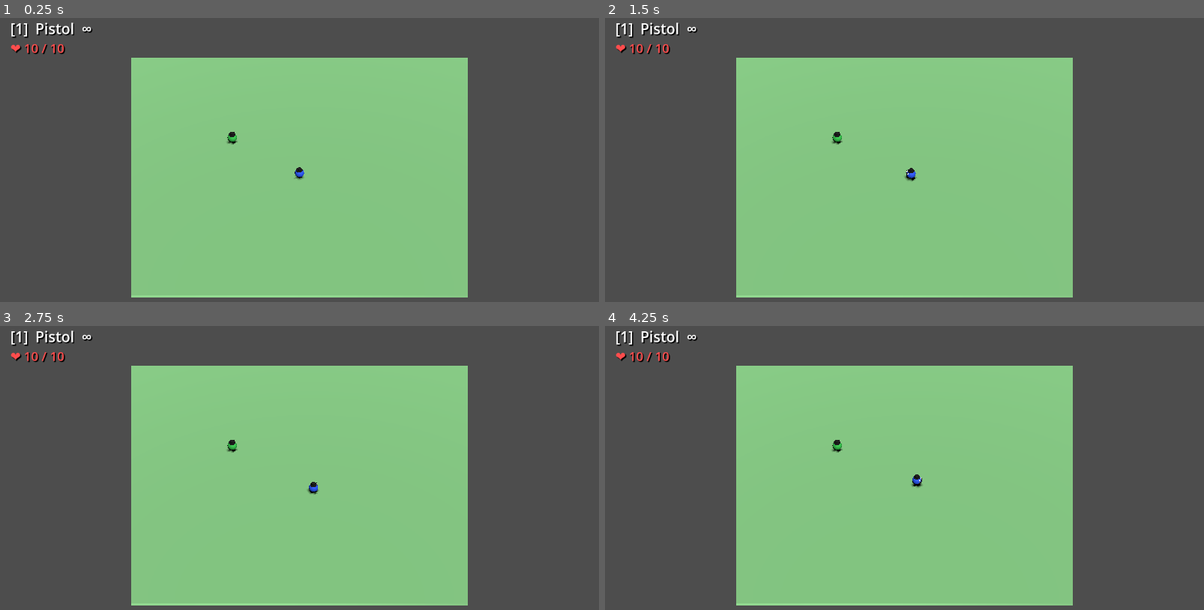
Above: before the commit, frames 1-4 (two rows, left to right).
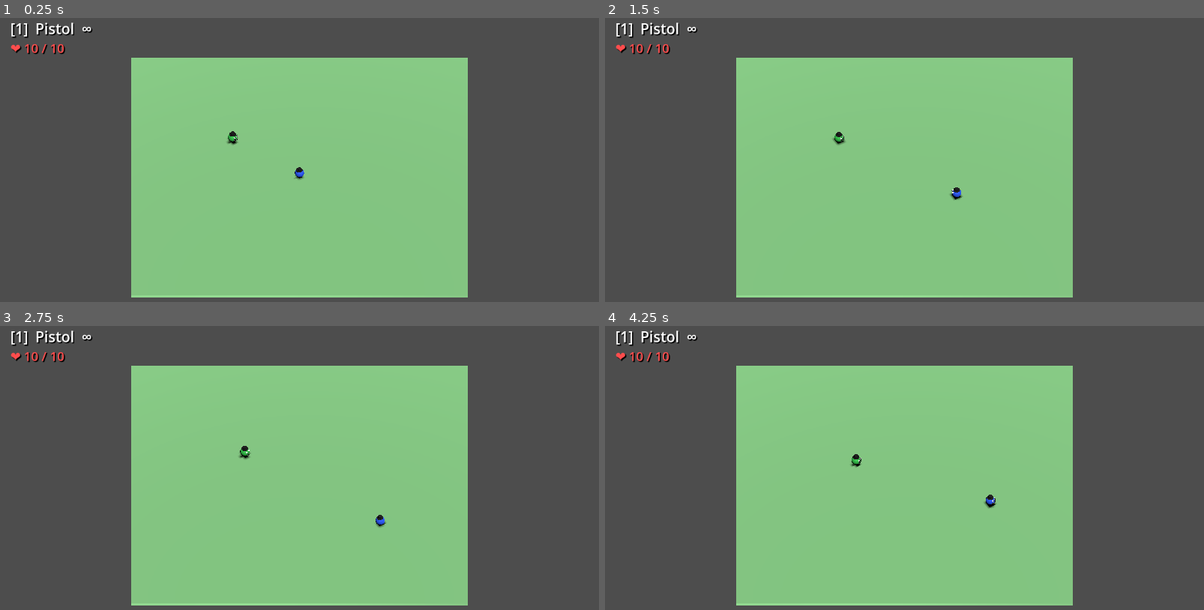
Above: after the commit, the same moments.

Repository: Dearaurora/ChaosGun-Portfolio
Game: Godot game, scene res://scenes/maps/demo_arena.tscn
Two runs of this game, one before a commit and one after it. Both use one fixed random seed, a clock stepped at 60 frames per second and the inputs below.
Inputs (mouse positions are in pixels of both pictures, inside the frame that each line leads up to):
- Up to frame 1 (0.25 s): no input
- Up to frame 2 (1.5 s): move the mouse to (1036, 160) at 0.52 s; press the mouse at (1036, 160) at 0.53 s; hold D (move_right) 0.53-1.28 s; tap Space (jump) at 0.77 s; move the mouse to (784, 194) at 1.27 s; release the mouse at (784, 194) at 1.28 s; hold S (move_backward) from 1.28 s (still down); tap Mouse wheel up (weapon_cycle) at 1.35 s
- Up to frame 3 (2.75 s): tap Space (jump) at 1.52 s; move the mouse to (359, 411) at 2.02 s; release S (move_backward) at 2.03 s; hold D (move_right) from 2.03 s (still down); tap 1 (weapon_slot_1) at 2.1 s
- Up to frame 4 (4.25 s): move the mouse to (874, 550) at 2.77 s; release D (move_right) at 2.78 s; hold W (move_forward) 2.78-3.53 s; tap 2 (weapon_slot_2) at 2.85 s; click (874, 550) at 2.92 s; tap Space (jump) at 3.02, 3.77 s; move the mouse to (1084, 536) at 3.52 s; hold A (move_left) from 3.53 s (still down); tap Tab at 3.6 s

The runs differ from the first frame. In frame 1, less than 0.1% of the frame differs, in the area x 37-40%, y 39-45%; in frame 2, 0.2%; in frame 3, 0.2%; in frame 4, 0.3%, in the area x 37-66%, y 40-65%.
Error before the commit: Parse Error: Identifier "speed" not declared in the current scope. (res://scripts/player/ai_character.gd:66)

Commit message:
数值调整

Diff:
--- a/scripts/globals/game_config.gd
+++ b/scripts/globals/game_config.gd
@@ -30,8 +30,8 @@
 
 # 角色物理参数
 @export_group("角色物理")
-@export var character_speed: float = 180.0
-@export var character_horizontal_damp: float = 5.0
+@export var character_speed: float = 400.0
+@export var character_horizontal_damp: float = 3.0
 @export var character_air_horizontal_damp: float = 1.0
 @export var character_gravity_scale: float = 8
 @export var character_jump_impulse: float = 20.0
@@ -40,4 +40,5 @@
 # 战斗数值倍数
 @export_group("战斗调整")
 @export var bullet_speed_multiplier: float = 5.0
-@export var knockback_multiplier: float = 1.0
+@export var knockback_multiplier: float = 1.8
+@export var knockback_lift_ratio: float = 0.35  ## 击退力中转为向上冲量的比例（0~1）
--- a/scripts/player/ai_character.gd
+++ b/scripts/player/ai_character.gd
@@ -2,7 +2,7 @@
 class_name AICharacter
 ## AI 对手 —— FSM 状态机驱动，复用武器系统与击退/生命系统
 
-@export var patrol_speed: float = 12.0
+@export var patrol_speed: float = 250.0
 
 # ============================================================
 #  AI 参数
@@ -63,7 +63,7 @@
 
 	# --- 应用移动 ---
 	if move_dir.length() > 0.1:
-		apply_central_force(move_dir.normalized() * speed)
+		apply_central_force(move_dir.normalized() * GameConfig.character_speed)
 
 # ============================================================
 #  FSM 状态切换
@@ -127,7 +127,7 @@
 	var to_target = _target.global_position - global_position
 	to_target.y = 0
 	_face_direction(to_target.normalized())
-	return to_target.normalized() * speed
+	return to_target.normalized() * GameConfig.character_speed
 
 func _do_shoot(delta: float) -> Vector3:
 	if not _target or not is_instance_valid(_target):
@@ -158,7 +158,7 @@
 	var to_center = -global_position
 	to_center.y = 0
 	_face_direction(to_center.normalized())
-	return to_center.normalized() * speed
+	return to_center.normalized() * GameConfig.character_speed
 
 func _respawn() -> void:
 	super._respawn()
--- a/scripts/player/base_character.gd
+++ b/scripts/player/base_character.gd
@@ -83,7 +83,11 @@
 	# 无敌期间免疫击退
 	if is_invincible or is_dead:
 		return
-	apply_central_impulse(impulse)
+	# Gun Mayhem 风格：击退带向上发射，让角色飞起抛物线
+	var h_impulse = Vector3(impulse.x, 0, impulse.z)
+	var lift = h_impulse.length() * GameConfig.knockback_lift_ratio
+	var final_impulse = h_impulse + Vector3.UP * lift
+	apply_central_impulse(final_impulse)
 
 func apply_hit(impulse: Vector3) -> void:
 	## 被敌人子弹击中时调用：既施加冲量又触发受击闪白
--- a/scripts/weapons/projectile.gd
+++ b/scripts/weapons/projectile.gd
@@ -11,6 +11,7 @@
 var lifetime: float = 2.0
 
 var _trail: MeshInstance3D = null
+var _hit := false  # 防止射线和 Area3D 信号重复触发
 
 func _ready() -> void:
 	body_entered.connect(_on_body_entered)
@@ -18,15 +19,46 @@
 	_create_trail()
 
 func _physics_process(delta: float) -> void:
-	global_position += direction * speed * delta
+	if _hit:
+		return
+
+	var move_vec = direction * speed * delta
+	var move_dist = move_vec.length()
+
+	# --- 射线检测：防止高速弹穿模 ---
+	if move_dist > 0.01:
+		var space_state = get_world_3d().direct_space_state
+		var query = PhysicsRayQueryParameters3D.create(
+			global_position, global_position + move_vec)
+		# 排除射手的碰撞体
+		if shooter:
+			query.exclude = [shooter.get_rid()]
+		var result = space_state.intersect_ray(query)
+		if result:
+			# 射线命中 → 移动到命中点并触发击中
+			global_position = result.position
+			_handle_hit(result.collider)
+			return
+
+	# 无命中，正常移动
+	global_position += move_vec
+
 	# 向后拉伸拖尾并保持前端锚定在中心
 	if _trail:
 		_trail.scale.z = min(_trail.scale.z + speed * delta * 3.0, 12.0)
 		_trail.position.z = _trail.scale.z * 0.5
 
 func _on_body_entered(body: Node3D) -> void:
+	if _hit:
+		return
 	if body == shooter:
 		return
+	_handle_hit(body)
+
+func _handle_hit(body: Node3D) -> void:
+	if _hit:
+		return
+	_hit = true
 	if body.has_method("apply_hit"):
 		body.apply_hit(direction * knockback_power)
 	elif body.has_method("apply_knockback"):
--- a/scripts/weapons/weapon_data.gd
+++ b/scripts/weapons/weapon_data.gd
@@ -43,7 +43,7 @@
 	d.bullet_radius = 0.4
 	d.bullet_lifetime = 2.0
 	d.stun_duration = 0.0
-	d.recoil_force = 16.0
+	d.recoil_force = 25.0
 	d.projectile_scene = load("res://scenes/weapons/pistol_projectile.tscn")
 	d.has_infinite_ammo = true
 	return d
@@ -65,7 +65,7 @@
 	d.bullet_radius = 0.3
 	d.bullet_lifetime = 1.5
 	d.stun_duration = 0.0
-	d.recoil_force = 4.0
+	d.recoil_force = 8.0
 	d.projectile_scene = load("res://scenes/weapons/smg_projectile.tscn")
 	d.has_infinite_ammo = false
 	return d
@@ -87,7 +87,7 @@
 	d.bullet_radius = 0.5
 	d.bullet_lifetime = 2.5
 	d.stun_duration = 0.0
-	d.recoil_force = 10.0
+	d.recoil_force = 20.0
 	d.projectile_scene = load("res://scenes/weapons/ak_projectile.tscn")
 	d.has_infinite_ammo = false
 	return d
@@ -109,7 +109,7 @@
 	d.bullet_radius = 0.3
 	d.bullet_lifetime = 3.0
 	d.stun_duration = 0.3
-	d.recoil_force = 30.0
+	d.recoil_force = 55.0
 	d.projectile_scene = load("res://scenes/weapons/sniper_projectile.tscn")
 	d.has_infinite_ammo = false
 	return d
